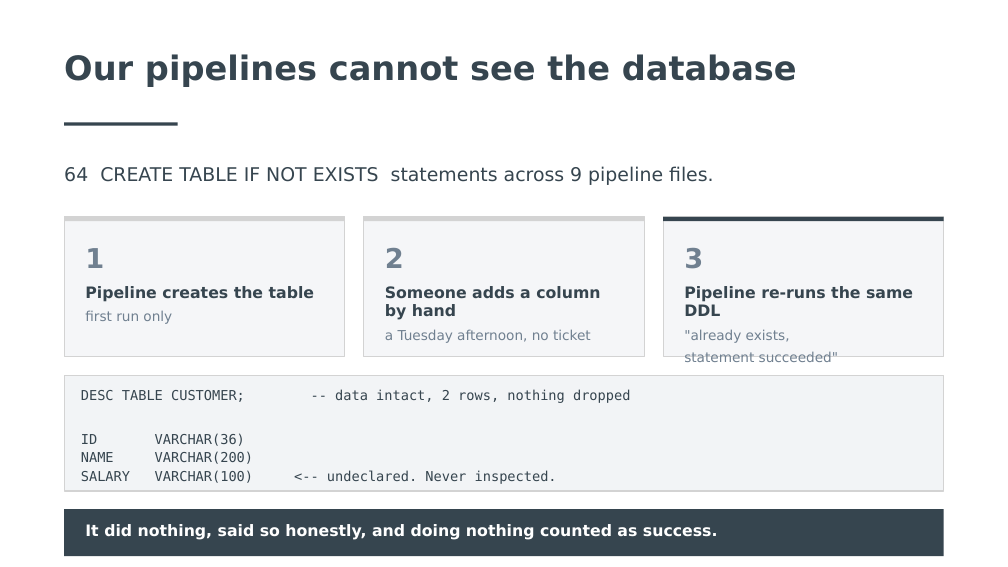
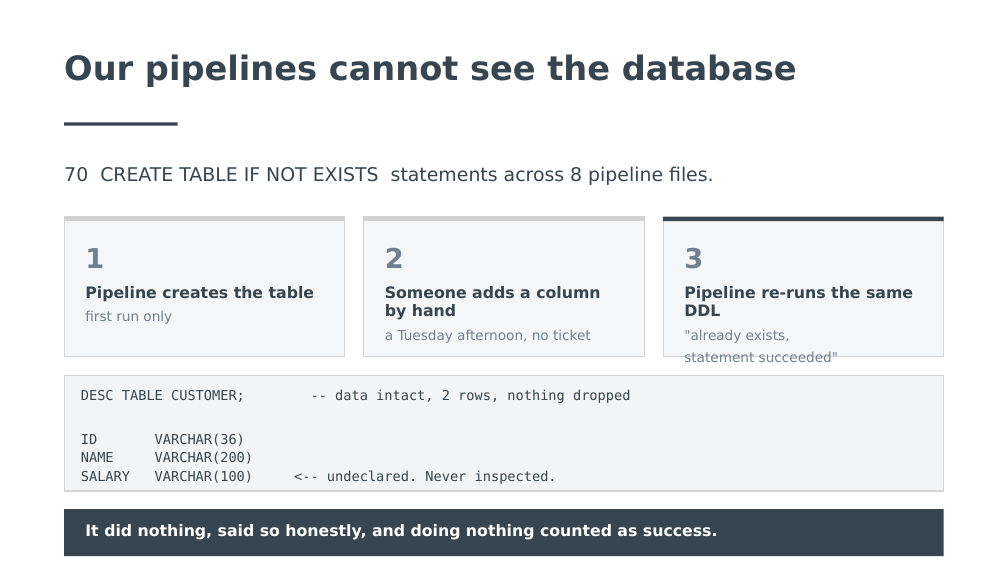
Before and after one commit to Codefordataengg/DMC_PBI, a slide deck: slide 2 of docs/DCM_Presentation.pptx. Drawn at 1008x567 pixels with LibreOffice and Linux fonts; fonts in the diff are those of the drawing. Boxes give left, top, right and bottom in pixels: in the first picture for what was removed or moved away, otherwise in the second. Text is boxed around its words. In the diff, an @@ line names an element or a change of style, - is before the commit and + after.

```diff
--- a/docs/DCM_Presentation.pptx
+++ b/docs/DCM_Presentation.pptx
@@ text at bbox=[64, 166, 714, 185]: text changed @@
-64 CREATE TABLE IF NOT EXISTS statements across 9 pipeline files.
+70 CREATE TABLE IF NOT EXISTS statements across 8 pipeline files.
```
Also in this commit, not shown: 4 other slides changed, 6 other files.
